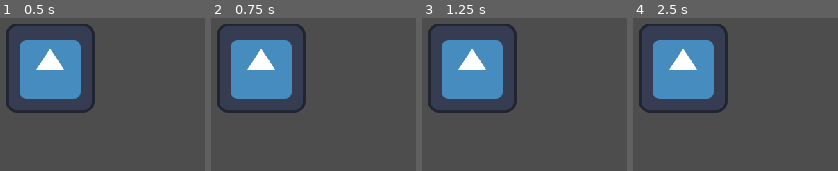
Above: before the commit, frames 1-4 (left to right).
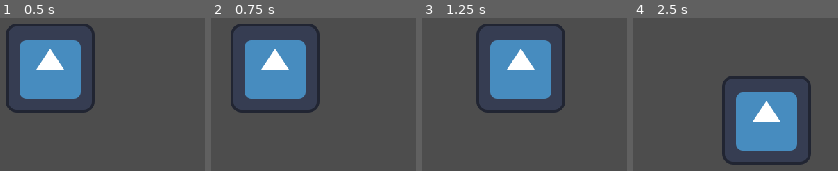
Above: after the commit, the same moments.

Repository: RiadMefti/hackaton-game
Game: Godot game, scene res://GameMenu/node_2d.tscn
The game is run twice, just before and just after one commit, with the same random seed, the same clock (stepped at 60 frames per second) and the same inputs. This scene is started directly instead of the project's main scene. The engine's default icon, where the game draws it, is replaced by a stand-in: a white triangle on a blue panel in a dark square.
Inputs:
- Up to frame 1 (0.5 s): no input
- Up to frame 2 (0.75 s): tap Enter at 0.5 s; hold D (move_right) from 0.53 s (still down)
- Up to frame 3 (1.25 s): keep holding D (move_right)
- Up to frame 4 (2.5 s): release D (move_right) at 1.28 s; hold S (move_down) 1.28-2.03 s; hold D (move_right) from 2.03 s (still down)

Frame 1 is identical in both runs. In frame 2, 9.5% of the frame differs, in the area x 2-54%, y 3-63%; in frame 3, 22%; in frame 4, 29%, in the area x 2-87%, y 3-97%.
Error after the commit: Attempt to call function 'play' in base 'null instance' on a null instance. (res://scenes/movement.gd:9)

Commit message:
Font size

Diff:
--- a/GameMenu/node_2d.tscn
+++ b/GameMenu/node_2d.tscn
@@ -1,7 +1,7 @@
 [gd_scene load_steps=3 format=3 uid="uid://bem68cgmg5a3p"]
 
 [ext_resource type="Texture2D" uid="uid://d1p2yyr4o0r1s" path="res://icon.svg" id="1_7o6m4"]
-[ext_resource type="Script" path="res://GameMenu/movement.gd" id="1_elgy2"]
+[ext_resource type="Script" path="res://scenes/movement.gd" id="1_elgy2"]
 
 [node name="Game" type="Node2D"]
 
